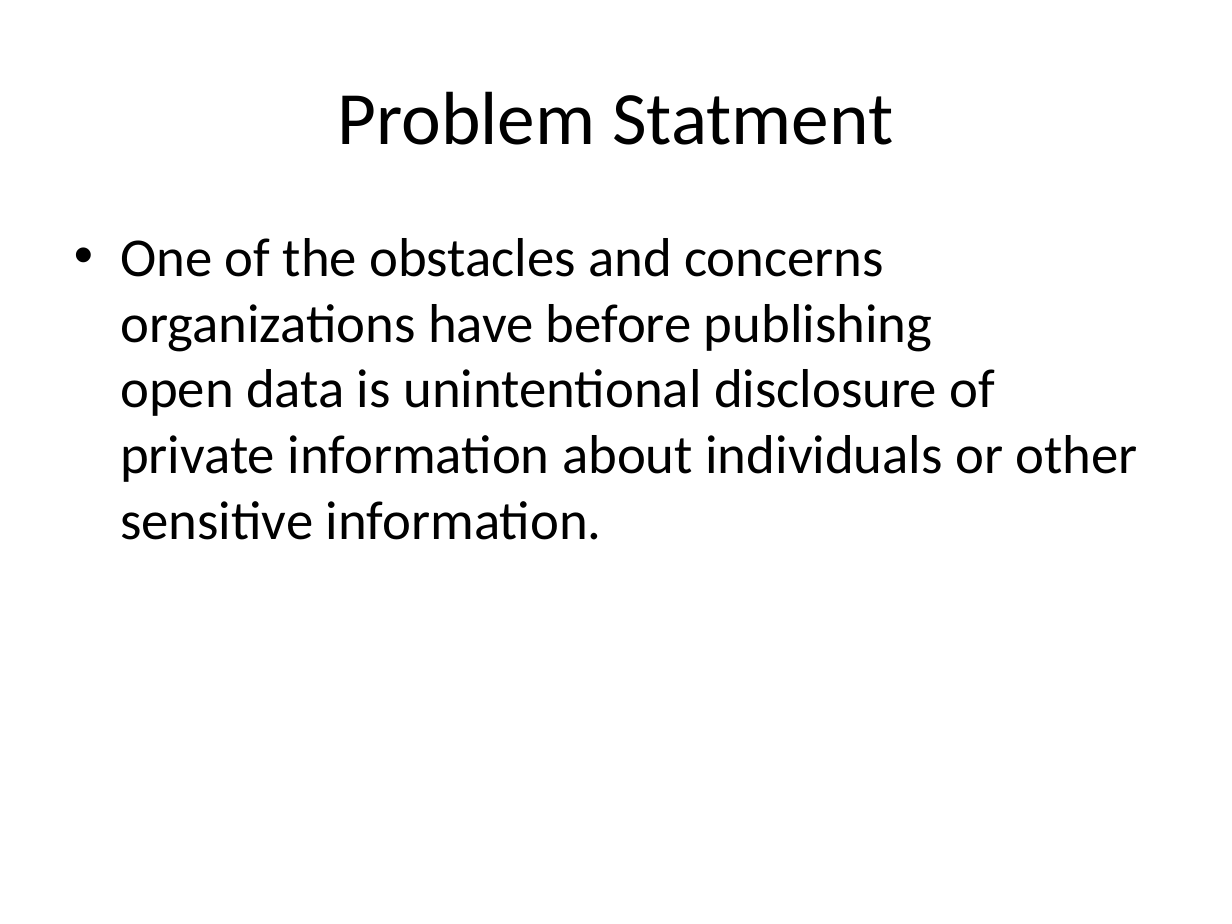
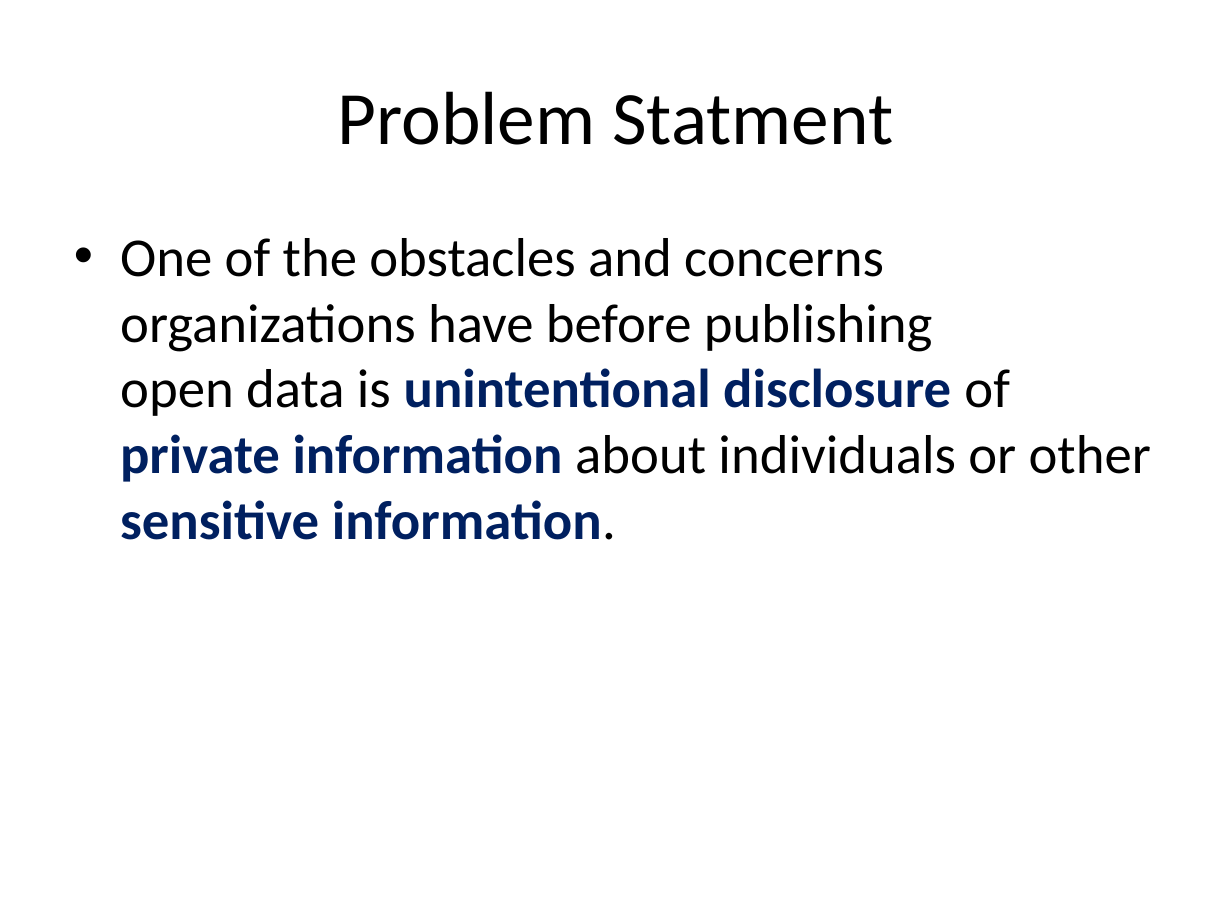
Before and after one commit to seyyaw/rhok-hack-sensitive-data, a slide deck: slide 2 of grefine-rhok-extension/doc/presentation.pptx. Drawn at 1232x924 pixels with LibreOffice and Linux fonts; fonts in the diff are those of the drawing. Boxes give left, top, right and bottom in pixels: in the first picture for what was removed or moved away, otherwise in the second. Text is boxed around its words. In the diff, an @@ line names an element or a change of style, - is before the commit and + after.

```diff
--- a/grefine-rhok-extension/doc/presentation.pptx
+++ b/grefine-rhok-extension/doc/presentation.pptx
@@ text "One of the obstacles and ..." at [120,238,1151,540]: text colour #000000 to #002060, bold on in "unintentional disclosure private information sensitive infor ..." @@
```
Also in this commit, not shown: 4 other slides changed, 1 slide added, 2 slides removed.
